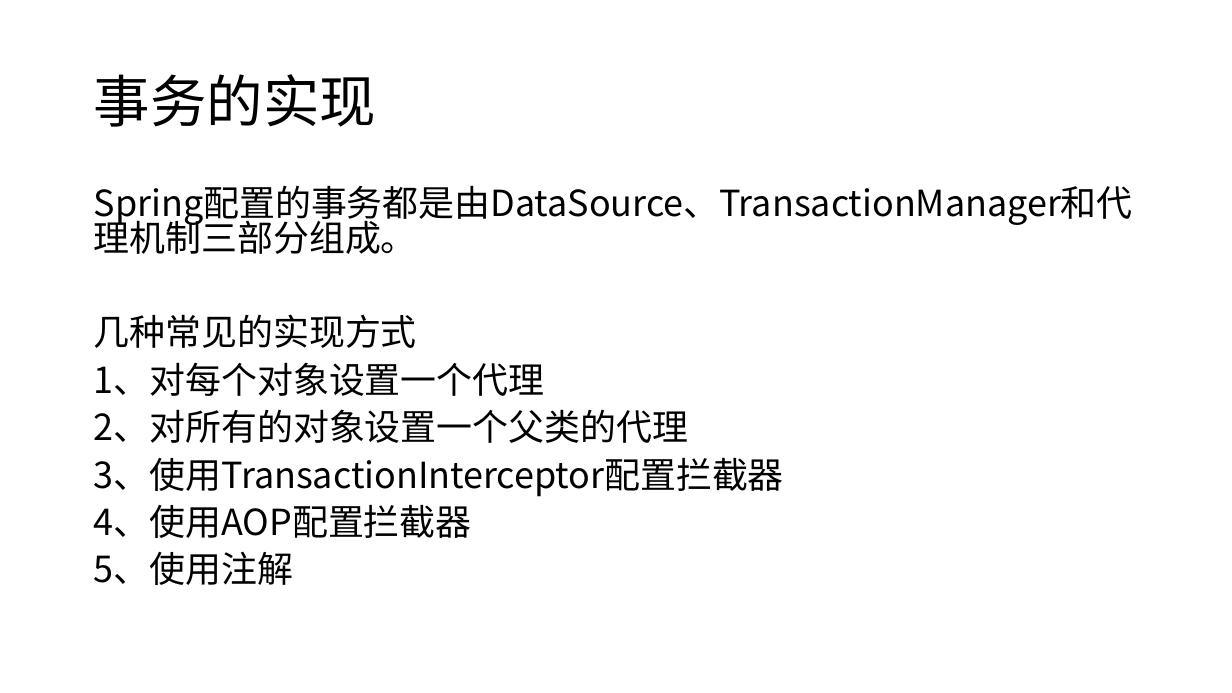
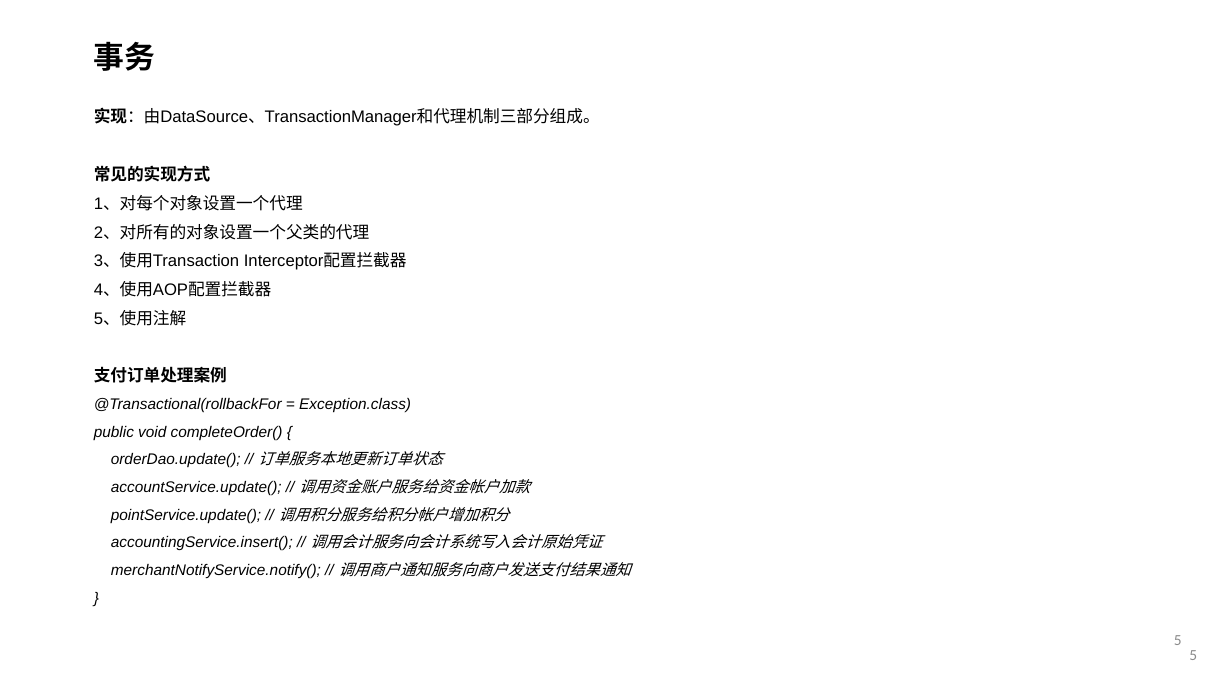
Before and after one commit to courage89/xa_presentation, a slide deck: slide 5 of 分布式事务.pptx (slide 6 before the commit). Drawn at 1232x693 pixels with LibreOffice and Linux fonts; fonts in the diff are those of the drawing; background and template pictures are left out. Boxes give left, top, right and bottom in pixels: in the first picture for what was removed or moved away, otherwise in the second. Text is boxed around its words. In the diff, an @@ line names an element or a change of style, - is before the commit and + after.

Commit message:
分布式事务ppt

```diff
--- a/分布式事务.pptx
+++ b/分布式事务.pptx
@@ title "事务" at bbox=[94, 41, 156, 71]: vertical alignment middle to top @@
@@ title at bbox=[94, 41, 156, 71]: text changed; size 44 to 24 pt; bold on @@
-事务的实现
+事务
@@ text "实现：由DataSource、TransactionManager和代理机制三部分组成。": place and size @@
-text "实现：由DataSource、TransactionManager和代理机制三部分组成。" at bbox=[94, 185, 1133, 585]
+text "实现：由DataSource、TransactionManager和代理机制三部分组成。" at bbox=[94, 107, 631, 578]
@@ text at bbox=[94, 107, 600, 182]: text changed; size 28 to 12.9 pt; font Noto Sans CJK SC to Arial @@
-Spring配置的事务都是由DataSource、TransactionManager和代理机制三部分组成。
-几种常见的实现方式
+实现：由DataSource、TransactionManager和代理机制三部分组成。
+常见的实现方式
@@ text at bbox=[94, 195, 370, 326]: size 28 to 12.9 pt, font Noto Sans CJK SC to Arial in "1、对每个对象设置一个代理", "2、对所有的对象设置一个父类的代理", "4、使用AOP配置拦截器", "5、使用注解" @@
@@ text at bbox=[94, 253, 407, 270]: text changed; size 28 to 12.9 pt; font Noto Sans CJK SC to Arial @@
-3、使用TransactionInterceptor配置拦截器
+3、使用Transaction Interceptor配置拦截器
@@ text at bbox=[94, 366, 631, 578]: paragraphs added @@
+支付订单处理案例
+@Transactional(rollbackFor = Exception.class)
+public void completeOrder() {
+orderDao.update(); // 订单服务本地更新订单状态
+accountService.update(); // 调用资金账户服务给资金帐户加款
+pointService.update(); // 调用积分服务给积分帐户增加积分
+accountingService.insert(); // 调用会计服务向会计系统写入会计原始凭证
+merchantNotifyService.notify(); // 调用商户通知服务向商户发送支付结果通知
+}
@@ page number added at bbox=[1174, 635, 1182, 645], 12 pt, text #8C8C8C @@
+5
@@ page number added at bbox=[1189, 650, 1197, 660], 12 pt, text #8C8C8C @@
+5
```
Also in this commit, not shown: 11 other slides changed, 4 slides added, 10 slides removed.
